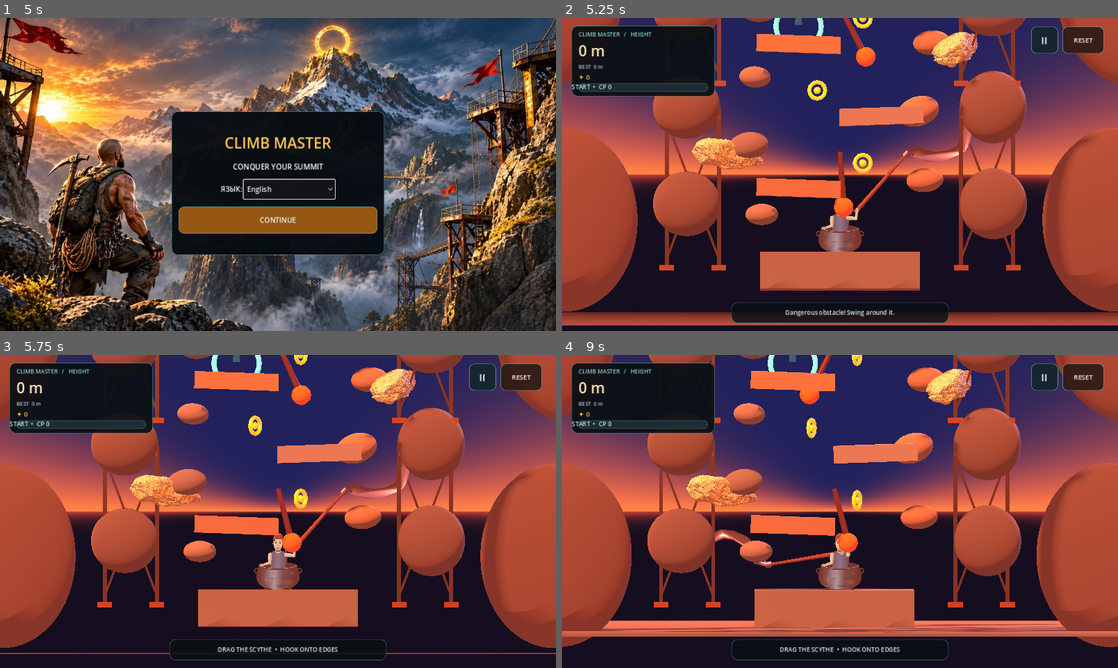
Above: before the commit, frames 1-4 (two rows, left to right).
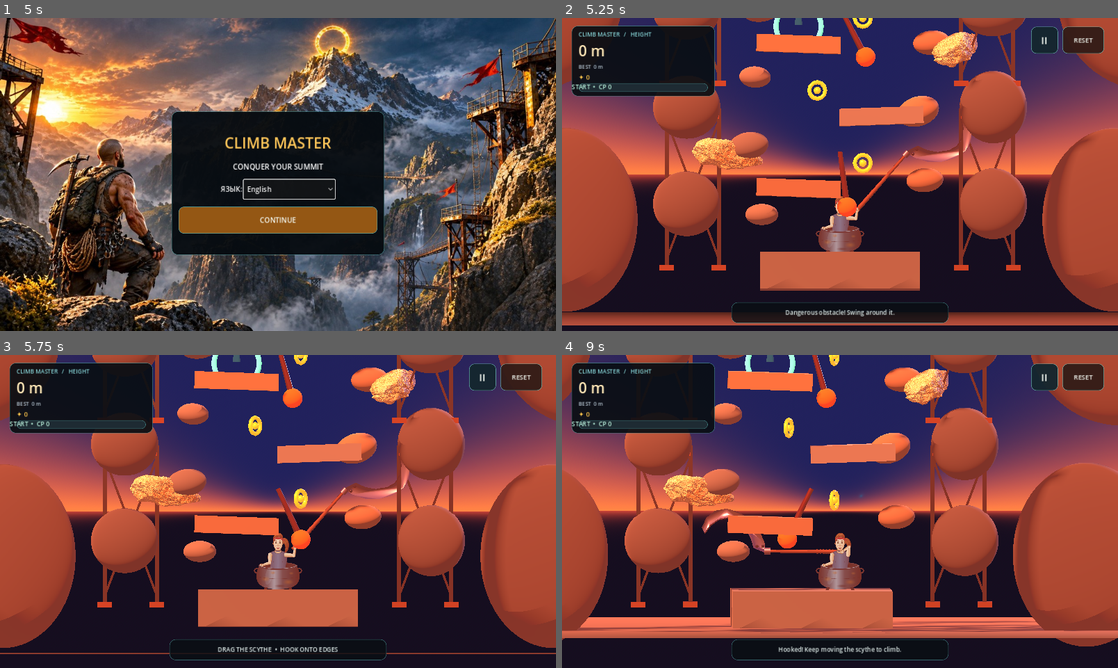
Above: after the commit, the same moments.

Repository: uchihabaha05-del/CLIMB-MASTER
Game: Godot game, scene res://scenes/main.tscn
The game is run twice, just before and just after one commit, with the same random seed, the same clock (stepped at 60 frames per second) and the same inputs.
Inputs (mouse positions are in pixels of both pictures, inside the frame that each line leads up to):
- Up to frame 1 (5 s): click "СБРОС" at 0.5 s; click "II" at 1.25 s; click "II" at 2 s; click "Русский" at 2.75 s; click "ПРОДОЛЖИТЬ" at 3.5 s; click "RESET" at 4.25 s
- Up to frame 2 (5.25 s): click "CONTINUE" at 5 s
- Up to frame 3 (5.75 s): no input
- Up to frame 4 (9 s): click "II" at 5.75 s; click "TO CHECKPOINT" at 6.5 s; move the mouse to (962, 495) at 7.27 s; click (962, 495) at 7.42 s; drag from (728, 527) to (812, 574) at 8.02 s; move the mouse to (895, 442) at 8.77 s; click (895, 442) at 8.92 s

Frame 1 is identical in both runs. In frame 2, 0.2% of the frame differs, in the area x 0-100%, y 0-86%; in frame 3, 0.9%; in frame 4, 29%, in the area x 0-100%, y 0-96%.

Commit message:
feat: add shadow silhouette climbing level

Diff:
--- a/scripts/main.gd
+++ b/scripts/main.gd
@@ -54,6 +54,9 @@
 var reset_menu_ref: Button
 var win_again_ref: Button
 var win_stay_ref: Button
+var current_level := 1
+var level_two_start := Vector3(1.35, 24.55, 0.0)
+var level_two_finish := Vector3(-1.35, 47.23, 0.0)
 const LANGS := ["ru", "en", "es", "fr"]
 const LANG_NAMES := ["Русский", "English", "Español", "Français"]
 const T := {
@@ -146,6 +149,9 @@
 
     _build_climbable_rock_holds()
 
+    # Level 2: the same mountain backdrop continues above the first summit.
+    _build_shadow_level_course()
+
     # Keep the central climbing lane readable. Natural cliff outcrops frame
     # the route from the far left and right instead of spawning in front of it.
     for side in [-1.0, 1.0]:
@@ -222,9 +228,9 @@
     var surface := SurfaceTool.new()
     surface.begin(Mesh.PRIMITIVE_TRIANGLES)
     var columns := 48
-    var rows := 68
+    var rows := 112
     var width := 30.0
-    var height := 42.0
+    var height := 70.0
     var vertices: Array[Vector3] = []
     var colors: Array[Color] = []
     for row in range(rows + 1):
@@ -506,6 +512,73 @@
     beam.quaternion = Quaternion(Vector3.UP, (finish - start).normalized())
     beam.material_override = material
     parent.add_child(beam)
+
+func _build_shadow_level_course() -> void:
+    # A harder upper route: narrow alternating ledges, extra hook points and
+    # black moving silhouettes. The continuous mountain material is untouched.
+    var shadow_ledge := Color(0.035, 0.035, 0.045)
+    for i in range(10):
+        var x := -1.35 if i % 2 == 0 else 1.35
+        var y := 25.50 + float(i) * 2.35
+        _add_platform(Vector3(x, y, 0.0), Vector3(2.35, 0.48, 2.2), shadow_ledge, -0.045 if i % 2 == 0 else 0.045)
+
+        var hold := StaticBody3D.new()
+        hold.name = "ShadowClimbHold_%02d" % i
+        hold.add_to_group("climbable_hold")
+        hold.position = Vector3(-x * 1.55, y + 0.72, -0.12)
+        var rock := MeshInstance3D.new()
+        var rock_mesh := SphereMesh.new()
+        rock_mesh.radius = 0.42
+        rock_mesh.height = 0.64
+        rock.mesh = rock_mesh
+        rock.scale = Vector3(1.25, 0.72, 0.7)
+        var dark := StandardMaterial3D.new()
+        dark.albedo_color = Color.BLACK
+        dark.shading_mode = BaseMaterial3D.SHADING_MODE_UNSHADED
+        rock.material_override = dark
+        hold.add_child(rock)
+        var hit := CollisionShape3D.new()
+        var hit_shape := SphereShape3D.new()
+        hit_shape.radius = 0.48
+        hit.shape = hit_shape
+        hold.add_child(hit)
+        add_child(hold)
+
+    # Distinct silhouette hazards: black pendulum weights and bars with real collision.
+    for i in range(6):
+        var hazard := AnimatableBody3D.new()
+        hazard.name = "ShadowPendulum_%02d" % i
+        hazard.position = Vector3(0.0, 27.0 + float(i) * 3.75, 0.0)
+        hazard.add_to_group("climb_hazard")
+        hazard.sync_to_physics = true
+        var black := StandardMaterial3D.new()
+        black.albedo_color = Color.BLACK
+        black.shading_mode = BaseMaterial3D.SHADING_MODE_UNSHADED
+        var bar := MeshInstance3D.new()
+        var bar_mesh := BoxMesh.new()
+        bar_mesh.size = Vector3(0.22, 2.1, 0.28)
+        bar.mesh = bar_mesh
+        bar.position.y = -0.95
+        bar.material_override = black
+        hazard.add_child(bar)
+        var weight := MeshInstance3D.new()
+        var weight_mesh := SphereMesh.new()
+        weight_mesh.radius = 0.52
+        weight_mesh.height = 1.04
+        weight.mesh = weight_mesh
+        weight.position.y = -2.0
+        weight.material_override = black
+        hazard.add_child(weight)
+        var collision := CollisionShape3D.new()
+        var capsule := CapsuleShape3D.new()
+        capsule.radius = 0.34
+        capsule.height = 2.9
+        collision.shape = capsule
+        collision.position.y = -1.35
+        hazard.add_child(collision)
+        moving_obstacles.append(hazard)
+        obstacle_phases.append(float(i) * 1.05 + 0.5)
+        add_child(hazard)
 
 func _build_checkpoints() -> void:
     # Respawn points are centered over the third, sixth and ninth safe ledges.
@@ -1254,7 +1327,7 @@
         pause_button.text = "II"
     if is_instance_valid(pause_overlay):
         pause_overlay.visible = false
-    var respawn := Vector3(0, 1.0, 0)
+    var respawn := Vector3(0, 1.0, 0) if current_level == 1 else level_two_start
     if active_checkpoint > 0:
         respawn = checkpoint_positions[active_checkpoint - 1] + Vector3(0, 0.65, 0)
     respawn.z = 0.0
@@ -1273,7 +1346,7 @@
     # Checkpoints remain available for manual reset, but a fall always restarts at the beginning.
     player.release_pointer()
     player.velocity = Vector3.ZERO
-    player.global_position = Vector3(0.0, 1.0, 0.0)
+    player.global_position = Vector3(0.0, 1.0, 0.0) if current_level == 1 else level_two_start
     player.reset_hammer()
     active_checkpoint = 0
     game_over = false
@@ -1282,9 +1355,40 @@
     checkpoint_label.text = _t("checkpoint")
     status_label.text = _t("touch")
 
+func _on_win_primary_action() -> void:
+    if current_level == 1:
+        _advance_to_shadow_level()
+    else:
+        _restart_run()
+
+func _advance_to_shadow_level() -> void:
+    current_level = 2
+    finished = false
+    game_over = false
+    active_checkpoint = 0
+    checkpoint_positions = [
+        Vector3(1.35, 30.15, 0.0),
+        Vector3(-1.35, 37.20, 0.0),
+        Vector3(1.35, 44.25, 0.0)
+    ]
+    finish_position = level_two_finish
+    start_y = level_two_start.y
+    player.set_silhouette_mode(true)
+    player.global_position = level_two_start
+    player.velocity = Vector3.ZERO
+    player.reset_hammer()
+    win_overlay.visible = false
+    restart_button.visible = false
+    checkpoint_label.text = "ТЕНЕВОЙ УРОВЕНЬ  •  КП 0"
+    status_label.text = "ТЕНЬ НАЧИНАЕТСЯ. ЦЕПЛЯЙСЯ ЗА ЧЁРНЫЕ ВЫСТУПЫ."
+    get_tree().paused = false
+
 func _restart_run() -> void:
     active_checkpoint = 0
-    checkpoint_label.text = "СТАРТ  •  КП 0"
+    if current_level == 2:
+        checkpoint_label.text = "ТЕНЕВОЙ УРОВЕНЬ  •  КП 0"
+    else:
+        checkpoint_label.text = "СТАРТ  •  КП 0"
     _reset_player()
 
 func _check_finish() -> void:
@@ -1293,7 +1397,9 @@
     if player.global_position.distance_to(finish_position) < 1.1:
         finished = true
         player.release_pointer()
-        win_label.text = _t("win") % int(best_height)
+        win_label.text = ("УРОВЕНЬ 1 ПРОЙДЕН!" if current_level == 1 else "ТЕНЕВОЙ УРОВЕНЬ ПРОЙДЕН!") + "\\n" + ("Рекорд: %d м" % int(best_height))
+        if is_instance_valid(win_again_ref):
+            win_again_ref.text = "ПЕРЕЙТИ НА УРОВЕНЬ 2" if current_level == 1 else "ИГРАТЬ СНОВА"
         win_overlay.visible = true
         _save_record()
 
@@ -1338,7 +1444,7 @@
     win_again_ref = again
     again.custom_minimum_size = Vector2(300, 54)
     _style_hud_button(again, Color(0.08, 0.42, 0.36, 1.0))
-    again.pressed.connect(_restart_run)
+    again.pressed.connect(_on_win_primary_action)
     box.add_child(again)
 
     var stay := Button.new()
